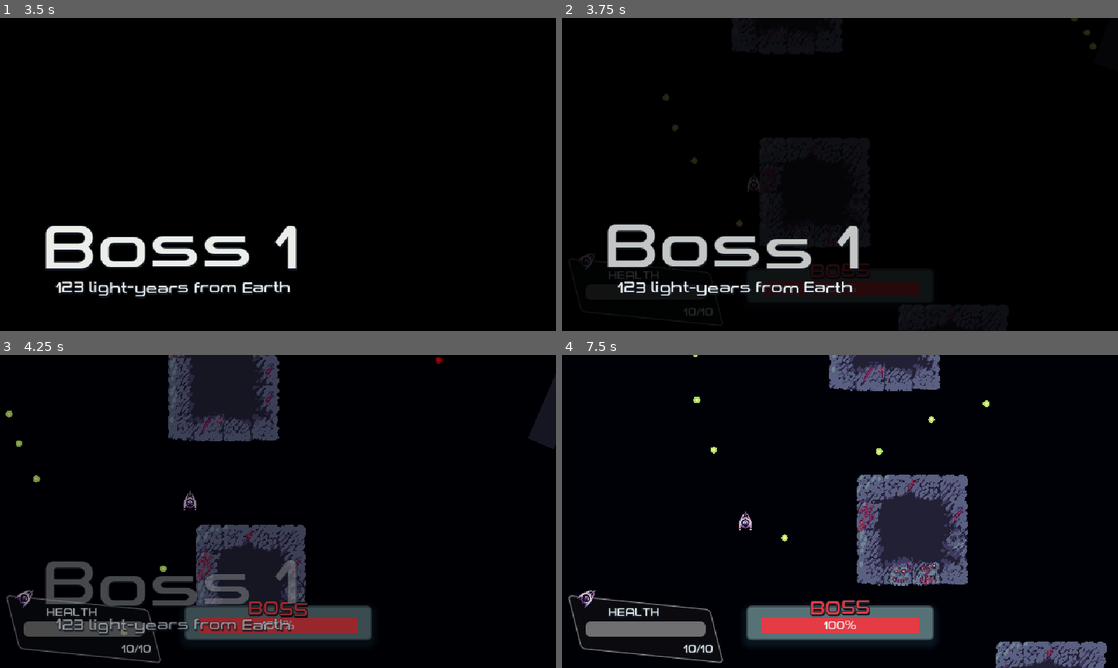
Above: before the commit, frames 1-4 (two rows, left to right).
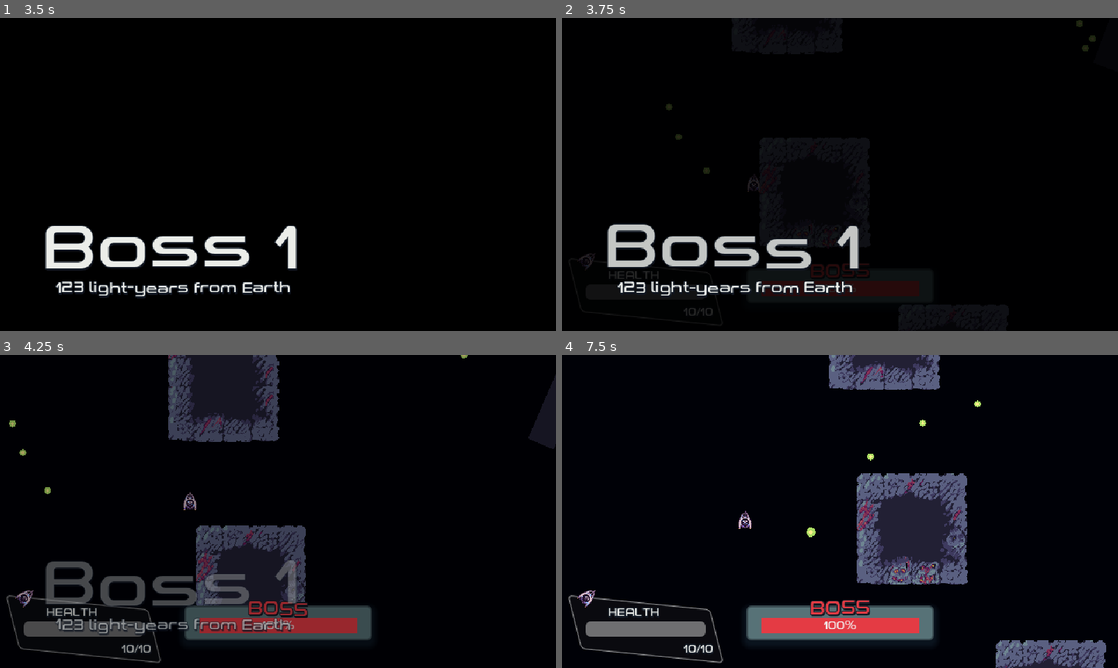
Above: after the commit, the same moments.

Repository: Yoshiip/boss-rush-jam-2024
Game: Godot game, scene res://levels/menu/menu.tscn
Two runs of this game, one before a commit and one after it. Both use one fixed random seed, a clock stepped at 60 frames per second and the inputs below.
Inputs (mouse positions are in pixels of both pictures, inside the frame that each line leads up to):
- Up to frame 1 (3.5 s): click "Play" at 0.5 s; tap Enter at 1.25 s; move the mouse to (400, 158) at 1.27 s; press the mouse at (400, 158) at 1.28 s; hold D (move_right) 1.28-2.03 s; tap Space (Weapon Toggle, bound only after the commit) at 1.55, 2.1, 3.05 s; move the mouse to (166, 190) at 2.02 s; release the mouse at (166, 190) at 2.03 s; hold S (move_down) 2.03-2.78 s; click (166, 190) at 2.3 s; move the mouse to (333, 105) at 2.77 s; press the mouse at (333, 105) at 2.78 s; hold D (move_right) from 2.78 s (still down)
- Up to frame 2 (3.75 s): move the mouse to (812, 237) at 3.52 s; release D (move_right) at 3.53 s; release the mouse at (812, 237) at 3.53 s; hold W (move_up) from 3.53 s (still down); tap Space (Weapon Toggle, bound only after the commit) at 3.6 s
- Up to frame 3 (4.25 s): keep holding W (move_up); click (250, 574) at 3.8 s
- Up to frame 4 (7.5 s): move the mouse to (1006, 558) at 4.27 s; release W (move_up) at 4.28 s; press the mouse at (1006, 558) at 4.28 s; hold A (move_left) 4.28-5.78 s; tap Space (Weapon Toggle, bound only after the commit) at 4.55, 5.1, 6.05, 6.6 s; move the mouse to (673, 464) at 5.02 s; release the mouse at (673, 464) at 5.03 s; click (673, 464) at 5.3 s; move the mouse to (867, 511) at 5.77 s; press the mouse at (867, 511) at 5.78 s; hold S (move_down) 5.78-6.53 s; move the mouse to (756, 433) at 6.52 s; release the mouse at (756, 433) at 6.53 s; hold D (move_right) 6.53-7.28 s; click (756, 433) at 6.8 s; move the mouse to (962, 495) at 7.27 s; press the mouse at (962, 495) at 7.28 s; hold W (move_up) from 7.28 s (still down)

Frame 1 is identical in both runs. In frame 2, 0.3% of the frame differs, in the area x 18-97%, y 0-67%; in frame 3, 1.2%; in frame 4, 2.7%, in the area x 23-98%, y 0-100%.

Commit message:
Adjustments to controls
added weapon autofire tiggle

Diff:
--- a/assets/bullets/bullet/bullet.gd
+++ b/assets/bullets/bullet/bullet.gd
@@ -59,7 +59,7 @@
 		var collision_normal = (body.global_position - global_position).normalized()
 		velocity = velocity.bounce(collision_normal)
 		raycast.set_target_position(velocity.normalized()*30)
-		speed = 6
-		other_bullet.speed=6
+		speed *= 0.8
+		other_bullet.speed*=2
 		other_bullet.velocity = other_bullet.velocity.bounce(-collision_normal)
 		other_bullet.bounce_number+=1
--- a/assets/spaceship/spaceship.gd
+++ b/assets/spaceship/spaceship.gd
@@ -13,12 +13,14 @@
 var friction_force := Vector2.ZERO
 var net_force := Vector2.ZERO
 
+
 @export var max_health := 10
 @onready var health := max_health
 
 
 const FIRE_SPEED = 0.2
 @onready var fire_timer := FIRE_SPEED
+var weapon_toggle =false
 
 func _ready() -> void:
 	$Sprite.material = $Sprite.material.duplicate()
@@ -33,10 +35,12 @@
 		look_at(position+velocity)
 	else:
 		velocity = velocity.lerp(Vector2.ZERO, 2.0 * delta)
+	if Input.is_action_just_pressed("Weapon Toggle"):
+		weapon_toggle= !weapon_toggle
 
 func _handle_weapon(delta: float) -> void:
 	fire_timer -= delta
-	if (1==1||Input.is_action_pressed("fire")) && fire_timer <= 0.0:
+	if (weapon_toggle ||Input.is_action_pressed("fire")) && fire_timer <= 0.0:
 		var bullet = BULLET.instantiate()
 		bullet.position = position
 		bullet.speed = 9
@@ -48,6 +52,13 @@
 
 		add_sibling(bullet)
 		fire_timer = FIRE_SPEED
+		if Input.is_action_just_pressed("fire"):
+			bullet.speed =15
+			bullet.scale = Vector2(1.4,1.4)
+			bullet.bounce_number=-4
+
+
+
 
 
 func _apply_force(delta: float) -> void:
--- a/entities/core/core.gd
+++ b/entities/core/core.gd
@@ -32,20 +32,20 @@
 	if area.is_in_group("Bullet") && !area.from_enemy:
 		health -= area.damage
 		if health == floor(max_health * 0.90):
-			root.spawn_wave(5,10,1.4,0.2, 0.25,1)
+			root.spawn_wave(5,10,1.4,0.2, 0.35,1)
 			root.spin_speed += 0.12
 			_shoot_circle(25)
 		elif health == floor(max_health * 0.75):
-			root.spawn_wave(6,10,1.2,0.4,0.20,1)
+			root.spawn_wave(6,10,1.2,0.4,0.35,1)
 			root.spin_speed += 0.12
 			_shoot_circle(35)
 		elif health == floor(max_health * 0.50):
-			root.spawn_wave(5,10,1.2,0.6,0.10,1)
-			root.spin_speed += 0.12
+			root.spawn_wave(5,10,1,0.6,0.35,1)
+			root.spin_speed -= 0.4
 			_shoot_circle(45)
 		elif health == floor(max_health * 0.25):
-			root.spawn_wave(4,10,1.2,0.9,0.10,1)
-			root.spin_speed += 0.12
+			root.spawn_wave(4,10,1.2,0.9,0.35,1)
+			root.spin_speed += 0.5
 			_shoot_circle(55)
 		if health <= 0:
 			$Sprite.texture = CORE_DEAD_TEXTURE
--- a/levels/fight/fight.tscn
+++ b/levels/fight/fight.tscn
@@ -231,12 +231,21 @@
 special_chance = 0.0
 bullet_speed = 1
 
+[node name="SpikeBall6" parent="TileMapLayer" instance=ExtResource("9_o456l")]
+position = Vector2(-10, 256)
+rotation = 0.00577306
+scale = Vector2(1.445, 1.445)
+
+[node name="SpikeBall7" parent="TileMapLayer" instance=ExtResource("9_o456l")]
+position = Vector2(-45, -309)
+rotation = 0.00577306
+scale = Vector2(1.415, 1.415)
+
 [node name="Planet" type="Node2D" parent="."]
 
 [node name="SpikeBall7" parent="Planet" instance=ExtResource("9_o456l")]
 position = Vector2(-191, 198)
 rotation = 0.0115461
-scale = Vector2(1, 1)
 
 [node name="Obstacle" parent="Planet" instance=ExtResource("7_2ry6r")]
 process_physics_priority = -2
--- a/project.godot
+++ b/project.godot
@@ -41,8 +41,7 @@
 
 fire={
 "deadzone": 0.5,
-"events": [Object(InputEventKey,"resource_local_to_scene":false,"resource_name":"","device":-1,"window_id":0,"alt_pressed":false,"shift_pressed":false,"ctrl_pressed":false,"meta_pressed":false,"pressed":false,"keycode":0,"physical_keycode":32,"key_label":0,"unicode":32,"location":0,"echo":false,"script":null)
-, Object(InputEventMouseButton,"resource_local_to_scene":false,"resource_name":"","device":-1,"window_id":0,"alt_pressed":false,"shift_pressed":false,"ctrl_pressed":false,"meta_pressed":false,"button_mask":0,"position":Vector2(0, 0),"global_position":Vector2(0, 0),"factor":1.0,"button_index":1,"canceled":false,"pressed":false,"double_click":false,"script":null)
+"events": [Object(InputEventMouseButton,"resource_local_to_scene":false,"resource_name":"","device":-1,"window_id":0,"alt_pressed":false,"shift_pressed":false,"ctrl_pressed":false,"meta_pressed":false,"button_mask":0,"position":Vector2(0, 0),"global_position":Vector2(0, 0),"factor":1.0,"button_index":1,"canceled":false,"pressed":false,"double_click":false,"script":null)
 , Object(InputEventJoypadMotion,"resource_local_to_scene":false,"resource_name":"","device":-1,"axis":5,"axis_value":1.0,"script":null)
 , Object(InputEventJoypadButton,"resource_local_to_scene":false,"resource_name":"","device":-1,"button_index":0,"pressure":0.0,"pressed":true,"script":null)
 ]
@@ -96,6 +95,11 @@
 , Object(InputEventKey,"resource_local_to_scene":false,"resource_name":"","device":-1,"window_id":0,"alt_pressed":false …(183 unchanged characters)…
 ]
 }
+"Weapon Toggle"={
+"deadzone": 0.5,
+"events": [Object(InputEventKey,"resource_local_to_scene":false,"resource_name":"","device":-1,"window_id":0,"alt_pressed":false,"shift_pressed":false,"ctrl_pressed":false,"meta_pressed":false,"pressed":false,"keycode":0,"physical_keycode":32,"key_label":0,"unicode":32,"location":0,"echo":false,"script":null)
+]
+}
 
 [physics]
 
Binary file added: BuildTest/index.apple-touch-icon.png
Not shown, added: BuildTest/index.apple-touch-icon.png.import
Binary file added: BuildTest/index.icon.png
Not shown, added: BuildTest/index.icon.png.import
Binary file added: BuildTest/index.png
Not shown, added: BuildTest/index.png.import
Not shown, changed: export_presets.cfg
Not shown, added: BuildTest (2).zip
Not shown, added: BuildTest.zip
Not shown, added: BuildTest/index.audio.worklet.js
Not shown, added: BuildTest/index.html
Not shown, added: BuildTest/index.js
(and 2 more such lines)
